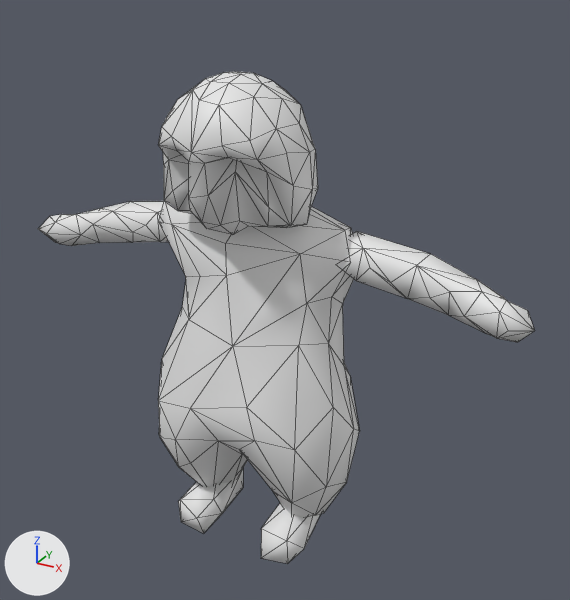
What one commit did to the FBX model Assets/Meshes/Enemies/MediumEnemy.fbx.
The view is the same before and after, from a 50 mm camera at (0.684, -1.162, 1.079) aimed at (0.046, -0.002, 0.499). The axes (+X, +Y, +Z) are drawn at lower left. The lights are the same throughout. Mesh edges are drawn as thin lines. Where no turn or scale is listed for an object, it has been applied to the vertices.

The first picture shows 'Group1225', 'Group15787', 'Group25196', 'Group43211'.
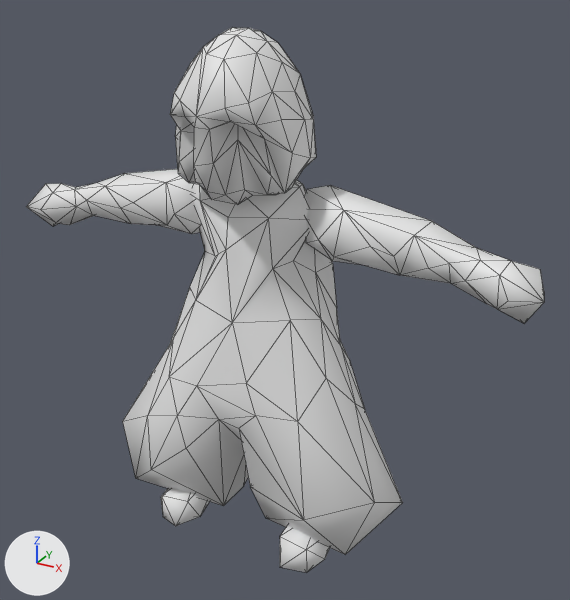
Pixel boxes (x1, y1, x2, y2) of what changed, in the pictures (570 x 600 px):
'Group25196', reshaped (39% wider, 18% taller)
    before: (158, 201, 359, 518)
    after: (123, 180, 403, 555)
'Group59288', added
    after: (26, 169, 544, 324)
'Group15787', deleted
    before: (158, 71, 318, 235)
'Group31864', added
    after: (170, 27, 316, 205)
'Group43211', deleted
    before: (38, 201, 535, 342)
'Group1225', reshaped
    before: (178, 469, 321, 564)
    after: (161, 488, 330, 572)
part 1 of me_group1225mesh, rebuilt
    before: (261, 503, 321, 564)
    after: (280, 526, 330, 572)
part 2 of me_group1225mesh, rebuilt
    before: (178, 469, 243, 533)
    after: (161, 488, 210, 526)

The change, as a diff of the scene's bpy script:
```diff
--- a/Assets/Meshes/Enemies/MediumEnemy.fbx.py
+++ b/Assets/Meshes/Enemies/MediumEnemy.fbx.py
@@ me_group1225mesh @@
 # used by ob_group1225; location = (0.0, 0.0, 0.0)
-me_group1225mesh.from_pydata(...)  # 33 vertices, 58 faces; spans x -0.149..0.145, y -0.151..0.049, z 0.001..0.112
+me_group1225mesh.from_pydata(...)  # 34 vertices, 60 faces; spans x -0.195..0.195, y -0.156..0.044, z 0.002..0.101
+# me_group1225mesh part 1: the loose piece of 17 vertices spanning x 0.052..0.145, y -0.151..0.049, z 0.001..0.112 is rebuilt with 17 vertices and now spans x 0.094..0.195, y -0.156..0.044, z 0.002..0.101
+# me_group1225mesh part 2: the loose piece of 16 vertices spanning x -0.149..-0.048, y -0.149..0.042, z 0.001..0.109 is rebuilt with 17 vertices and now spans x -0.195..-0.094, y -0.156..0.044, z 0.002..0.101
@@ me_group25196mesh @@
 # used by ob_group25196; location = (0.0, 0.0, 0.0)
-me_group25196mesh.from_pydata(...)  # 97 vertices, 190 faces; spans x -0.213..0.205, y -0.161..0.129, z 0.045..0.716
+me_group25196mesh.from_pydata(...)  # 97 vertices, 190 faces; spans x -0.291..0.289, y -0.154..0.138, z 0.042..0.762
+# me_group25196mesh part 3: 97 of 97 vertices moved; they spanned x -0.213..0.205, y -0.161..0.129, z 0.045..0.716 and now span x -0.291..0.289, y -0.154..0.138, z 0.042..0.762; mean shift (-0.001, 0.007, 0.035); largest move (-0.16, -0.021, 0.081) -> (-0.255, 0.068, 0.042)
@@ me_group31864mesh @@
+me_group31864mesh.from_pydata(...)  # 107 vertices, 210 faces; spans x -0.122..0.12, y -0.189..0.078, z 0.705..0.973
+me_group31864mesh.polygons.foreach_set('use_smooth', [True] * 210)
@@ me_group59288mesh @@
+me_group59288mesh.from_pydata(...)  # 83 vertices, 158 faces; spans x -0.511..0.509, y -0.078..0.051, z 0.563..0.723
+me_group59288mesh.polygons.foreach_set('use_smooth', [True] * 158)
@@ ob_group43211 @@
-ob_group43211 = bpy.data.objects.new('Group43211', me_group43211mesh)
-ob_group43211.location = (0.0, 0.0, 0.0)
@@ ob_group15787 @@
-ob_group15787 = bpy.data.objects.new('Group15787', me_group15787mesh)
-ob_group15787.location = (0.0, 0.0, 0.0)
@@ ob_group31864 @@
+ob_group31864 = bpy.data.objects.new('Group31864', me_group31864mesh)
+ob_group31864.location = (0.0, 0.0, 0.0)
@@ ob_group59288 @@
+ob_group59288 = bpy.data.objects.new('Group59288', me_group59288mesh)
+ob_group59288.location = (0.0, 0.0, 0.0)
```
